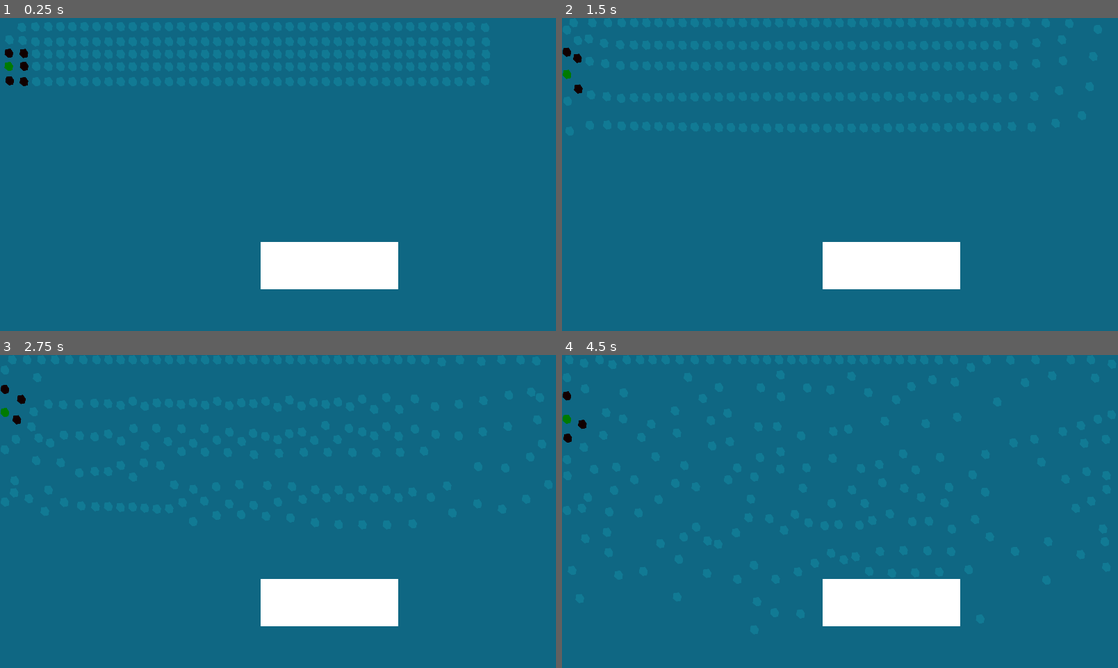
Above: before the commit, frames 1-4 (two rows, left to right).
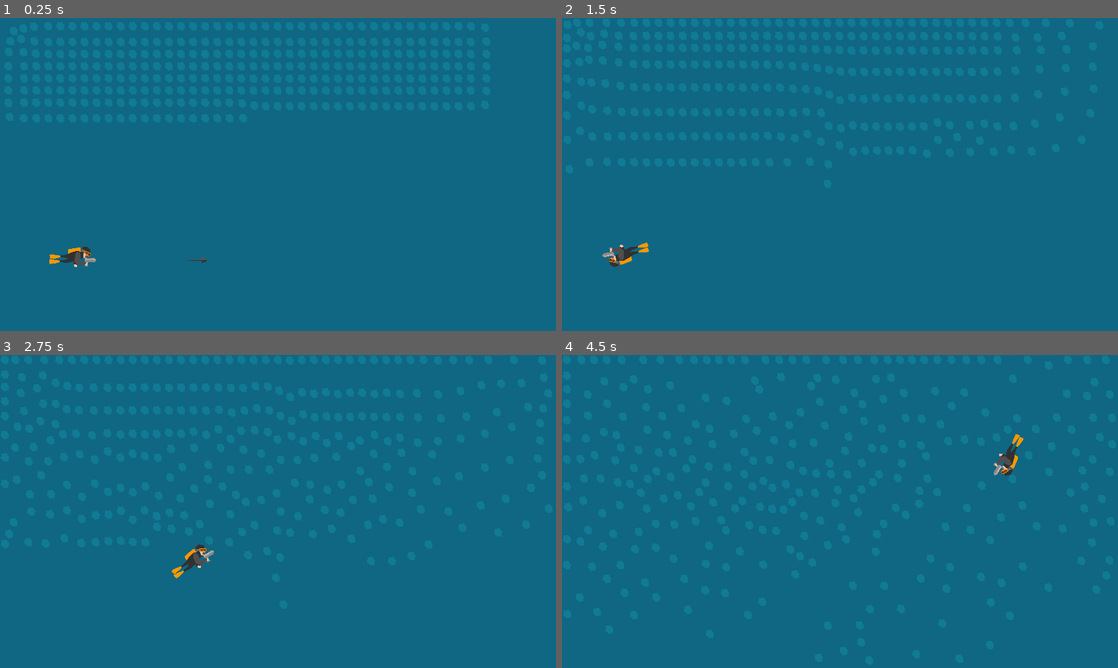
Above: after the commit, the same moments.

Repository: c1ayer/Game-Jam-Jan-2025
Game: Godot game, scene res://scenes/water_testing_facility.tscn
The game is run twice, just before and just after one commit, with the same random seed, the same clock (stepped at 60 frames per second) and the same inputs. This scene is started directly instead of the project's main scene.
Inputs:
- Up to frame 1 (0.25 s): no input
- Up to frame 2 (1.5 s): hold D (move_right) 0.53-1.28 s; hold Space (shoot) 0.53-1.28 s; hold S (move_down) from 1.28 s (still down); tap Space (shoot) at 1.35 s
- Up to frame 3 (2.75 s): release S (move_down) at 2.03 s; hold D (move_right) from 2.03 s (still down); hold Space (shoot) from 2.03 s (still down)
- Up to frame 4 (4.5 s): release D (move_right) at 2.78 s; release Space (shoot) at 2.78 s; hold W (move_up) 2.78-3.53 s; tap Space (shoot) at 2.85, 4.35 s; hold Space (shoot) 3.53-4.28 s; hold A (move_left) from 3.53 s (still down)

The runs differ from the first frame. In frame 1, 4.3% of the frame differs, in the area x 0-72%, y 9-87%; in frame 2, 4.2%; in frame 3, 4.2%; in frame 4, 4.2%.

Commit message:
some interactions between player and water

Diff:
--- a/michael-bubble/project.godot
+++ b/michael-bubble/project.godot
@@ -47,6 +47,10 @@
 ]
 }
 
+[physics]
+
+common/physics_ticks_per_second=30
+
 [rendering]
 
 environment/defaults/default_clear_color=Color(0.0588235, 0.403922, 0.513726, 1)
--- a/michael-bubble/scenes/player.tscn
+++ b/michael-bubble/scenes/player.tscn
@@ -1,61 +1,15 @@
-[gd_scene load_steps=15 format=3 uid="uid://caa51017re5wo"]
+[gd_scene load_steps=6 format=3 uid="uid://caa51017re5wo"]
 
-[ext_resource type="Script" path="res://scripts/diver.gd" id="1_6wqe2"]
-[ext_resource type="PackedScene" uid="uid://b1m18gkavx7s3" path="res://scenes/harpoon.tscn" id="3_8hnll"]
-[ext_resource type="Texture2D" uid="uid://by47rw0iaqily" path="res://assets/PlayerAnim/Page 19.png" id="5_hc386"]
-[ext_resource type="Texture2D" uid="uid://cj4wbcjx4j6ri" path="res://assets/PlayerAnim/Page 20.png" id="6_3p6hr"]
-[ext_resource type="Texture2D" uid="uid://wkigie33o0my" path="res://assets/PlayerAnim/Page 21.png" id="7_ke44p"]
-[ext_resource type="Texture2D" uid="uid://c0rc2t5f2l27o" path="res://assets/PlayerAnim/Page 22.png" id="8_mava3"]
-[ext_resource type="Texture2D" uid="uid://dvbq33du0iq0l" path="res://assets/PlayerAnim/Page 23.png" id="9_r47q6"]
-[ext_resource type="Texture2D" uid="uid://43g1lcly2xjg" path="res://assets/PlayerAnim/Page 24.png" id="10_74va2"]
-[ext_resource type="Texture2D" uid="uid://go7xtbpmxkqo" path="res://assets/lightmask.png" id="11_8k1sc"]
-[ext_resource type="Texture2D" uid="uid://dsgglf4cxbit" path="res://assets/PlayerAnim/Page 25.png" id="11_m0m03"]
-[ext_resource type="Texture2D" uid="uid://cjq5muq71cwid" path="res://assets/deddiver.png" id="11_ual1o"]
-[ext_resource type="Texture2D" uid="uid://84if5p5pi8yh" path="res://assets/PlayerAnim/Page 26.png" id="12_yg4vl"]
+[ext_resource type="Script" path="res://scripts/character_body_2d.gd" id="1_4o0gx"]
+[ext_resource type="Texture2D" uid="uid://cblqllw6w3y5n" path="res://assets/diver.png" id="2_ebe4k"]
+[ext_resource type="PackedScene" path="res://scenes/harpoon.tscn" id="3_8hnll"]
 
 [sub_resource type="CapsuleShape2D" id="CapsuleShape2D_qg0bh"]
-radius = 19.0
+radius = 22.0
 height = 96.0
 
-[sub_resource type="SpriteFrames" id="SpriteFrames_xr735"]
-animations = [{
-"frames": [{
-"duration": 1.0,
-"texture": ExtResource("11_ual1o")
-}],
-"loop": true,
-"name": &"ded",
-"speed": 0.0
-}, {
-"frames": [{
-"duration": 1.0,
-"texture": ExtResource("5_hc386")
-}, {
-"duration": 1.0,
-"texture": ExtResource("6_3p6hr")
-}, {
-"duration": 1.0,
-"texture": ExtResource("7_ke44p")
-}, {
-"duration": 1.0,
-"texture": ExtResource("8_mava3")
-}, {
-"duration": 1.0,
-"texture": ExtResource("9_r47q6")
-}, {
-"duration": 1.0,
-"texture": ExtResource("10_74va2")
-}, {
-"duration": 1.0,
-"texture": ExtResource("11_m0m03")
-}, {
-"duration": 1.0,
-"texture": ExtResource("12_yg4vl")
-}],
-"loop": true,
-"name": &"default",
-"speed": 20.0
-}]
+[sub_resource type="CircleShape2D" id="CircleShape2D_scoex"]
+radius = 70.0
 
 [node name="Player" type="Node2D"]
 position = Vector2(87, 64)
@@ -63,32 +17,27 @@
 [node name="CharacterBody2D" type="CharacterBody2D" parent="."]
 z_index = 2
 z_as_relative = false
-collision_layer = 2
+collision_layer = 3
 collision_mask = 2
-script = ExtResource("1_6wqe2")
-harpoon_scene = ExtResource("3_8hnll")
+script = ExtResource("1_4o0gx")
 
 [node name="Harpoon" parent="CharacterBody2D" instance=ExtResource("3_8hnll")]
 position = Vector2(31, -29)
 
 [node name="CollisionShape2D" type="CollisionShape2D" parent="CharacterBody2D"]
 position = Vector2(27, 2)
-rotation = 1.53589
+rotation = 1.5708
 shape = SubResource("CapsuleShape2D_qg0bh")
 
-[node name="AnimatedSprite2D" type="AnimatedSprite2D" parent="CharacterBody2D"]
-position = Vector2(27, -4)
-scale = Vector2(0.166875, 0.166875)
-sprite_frames = SubResource("SpriteFrames_xr735")
-autoplay = "default"
+[node name="Sprite2D" type="Sprite2D" parent="CharacterBody2D"]
+position = Vector2(30, -1)
+scale = Vector2(0.153922, 0.17284)
+texture = ExtResource("2_ebe4k")
 
-[node name="PointLight2D" type="PointLight2D" parent="CharacterBody2D"]
-position = Vector2(57, -7)
-scale = Vector2(2.36641, 2.36641)
-shadow_enabled = true
-shadow_color = Color(0.0392157, 0.0392157, 0.0392157, 1)
-texture = ExtResource("11_8k1sc")
-texture_scale = 0.2
+[node name="waterReflector" type="Area2D" parent="CharacterBody2D"]
+position = Vector2(39, 1)
 
-[node name="Camera2D" type="Camera2D" parent="CharacterBody2D"]
-position = Vector2(56, -6)
+[node name="CollisionShape2D" type="CollisionShape2D" parent="CharacterBody2D/waterReflector"]
+shape = SubResource("CircleShape2D_scoex")
+
+[connection signal="body_entered" from="CharacterBody2D/waterReflector" to="CharacterBody2D" method="_on_water_reflector_body_entered"]
--- a/michael-bubble/scenes/water.tscn
+++ b/michael-bubble/scenes/water.tscn
@@ -13,5 +13,6 @@
 shape = SubResource("CircleShape2D_oxnsc")
 
 [node name="Sprite2D" type="Sprite2D" parent="."]
-scale = Vector2(0.316667, 0.35)
+position = Vector2(-4.76837e-07, -4.47035e-08)
+scale = Vector2(0.3, 0.333)
 texture = ExtResource("2_8a71r")
--- a/michael-bubble/scenes/water_testing_facility.tscn
+++ b/michael-bubble/scenes/water_testing_facility.tscn
@@ -1,6 +1,7 @@
-[gd_scene load_steps=8 format=3 uid="uid://rkn2k8tuy0jw"]
+[gd_scene load_steps=7 format=3 uid="uid://rkn2k8tuy0jw"]
 
 [ext_resource type="Script" path="res://scripts/water_testing_facility.gd" id="1_cwv0m"]
+[ext_resource type="PackedScene" uid="uid://caa51017re5wo" path="res://scenes/player.tscn" id="2_x7efo"]
 
 [sub_resource type="WorldBoundaryShape2D" id="WorldBoundaryShape2D_7m3gh"]
 distance = -650.0
@@ -14,11 +15,6 @@
 
 [sub_resource type="WorldBoundaryShape2D" id="WorldBoundaryShape2D_p721h"]
 normal = Vector2(0, 1)
-
-[sub_resource type="RectangleShape2D" id="RectangleShape2D_qtjia"]
-size = Vector2(283.5, 96.5)
-
-[sub_resource type="CanvasTexture" id="CanvasTexture_gceb2"]
 
 [node name="WaterTestingFacility" type="Node2D"]
 script = ExtResource("1_cwv0m")
@@ -43,13 +39,5 @@
 [node name="CollisionShape2D" type="CollisionShape2D" parent="TopWall"]
 shape = SubResource("WorldBoundaryShape2D_p721h")
 
-[node name="RandomObstacle" type="StaticBody2D" parent="."]
-position = Vector2(682, 510)
-
-[node name="CollisionShape2D" type="CollisionShape2D" parent="RandomObstacle"]
-shape = SubResource("RectangleShape2D_qtjia")
-
-[node name="Sprite2D" type="Sprite2D" parent="RandomObstacle"]
-position = Vector2(0.499997, 2.49998)
-scale = Vector2(285, 97)
-texture = SubResource("CanvasTexture_gceb2")
+[node name="Player" parent="." instance=ExtResource("2_x7efo")]
+position = Vector2(121, 493)
--- a/michael-bubble/scripts/water.gd
+++ b/michael-bubble/scripts/water.gd
@@ -13,3 +13,6 @@
 	var collision_info = move_and_collide(linear_velocity * delta)
 	if collision_info and collision_info.get_normal().length() == 1:
 		linear_velocity = linear_velocity.bounce(collision_info.get_normal())*.5 #not sure how much energy lost in bounce
+
+func NearPlayer():
+	pass
--- a/michael-bubble/scripts/water_testing_facility.gd
+++ b/michael-bubble/scripts/water_testing_facility.gd
@@ -1,6 +1,6 @@
 extends Node2D
 
-var number_of_water = 200
+var number_of_water = 300
 var pressureMult = 20000
 var targetDensity = .6
 var smoothingRadius = 50
@@ -31,11 +31,9 @@
 		active_water.position = Vector2(x,y)
 		active_water.waterNumber = i
 		positions[active_water.waterNumber] = active_water.position
-		if active_water.waterNumber == 120:
-			active_water.modulate =Color.GREEN
+		#if active_water.waterNumber == 120:
+			#active_water.modulate =Color.GREEN
 
-	#CalculateDensity(Vector2(500,200))
-	#NeighborhoodLookup(Vector2(500,200))
 	UpdateSpacialIndices()
 
 
@@ -44,20 +42,20 @@
 	var damping = .999
 	for ichild in get_child_count():
 		var tmpChild = get_child(ichild)
-		if(tmpChild.is_class("RigidBody2D")): #should be more specific, like water.gd or has_method
+		if(tmpChild.has_method('NearPlayer')): #should be more specific, like water.gd or has_method
 			positions[tmpChild.waterNumber] = tmpChild.position + tmpChild.linear_velocity * delta * predictionFactor
 			var density = CalculateDensity(tmpChild.position)
 			densities[tmpChild.waterNumber] = density
-			if tmpChild.waterNumber == 120:
-				tmpChild.modulate = Color.GREEN
-			else:
-				tmpChild.modulate = Color.WHITE
-			for j in debuglist.size():
-				if tmpChild.waterNumber == debuglist[j]:
-					tmpChild.modulate = Color.RED
+			#if tmpChild.waterNumber == 120:
+				#tmpChild.modulate = Color.GREEN
+			#else:
+				#tmpChild.modulate = Color.WHITE
+			#for j in debuglist.size():
+				#if tmpChild.waterNumber == debuglist[j]:
+					#tmpChild.modulate = Color.RED
 	for ichild in get_child_count():
 		var tmpChild = get_child(ichild)
-		if(tmpChild.is_class("RigidBody2D")): #should be more specific, like water.gd or has_method
+		if(tmpChild.has_method('NearPlayer')): #should be more specific, like water.gd or has_method
 			var pressureForce = CalcPressureForce(tmpChild.position,tmpChild.waterNumber)
 			var pressureAcc = -pressureForce/densities[tmpChild.waterNumber]
 			tmpChild.linear_velocity = tmpChild.linear_velocity*damping
@@ -123,10 +121,8 @@
 			var neighborPos = positions[neighborWaterNumber]
 			var distance = (neighborPos - samplePos).length()
 			if(distance < smoothingRadius and distance > 0):
-				if tmpWaterNumber == 120:
-					debuglist.append(neighborWaterNumber)
-				#print(samplePos,' ',neighborPos)
-				#print(tmpWaterNumber,' ',neighborWaterNumber)
+				#if tmpWaterNumber == 120:
+					#debuglist.append(neighborWaterNumber)
 				var direction = (neighborPos - samplePos).normalized() #direction of particle
 				var slope = DensityDerivativeKernel(smoothingRadius,distance) # slope of density deriv (pressure slope)
 				var pressure = (densities[neighborWaterNumber] - targetDensity)* pressureMult #pressure at particle
@@ -152,7 +148,7 @@
 func UpdateSpacialIndices():
 	for ichild in get_child_count():
 		var tmpChild = get_child(ichild)
-		if(tmpChild.is_class("RigidBody2D")): #should be more specific, like water.gd or has_method
+		if(tmpChild.has_method('NearPlayer')): #should be more specific, like water.gd or has_method
 			var hash = NeighborhoodLookup(tmpChild.position,4)
 			var key = hash % number_of_water
 			spacialIndices[tmpChild.waterNumber] = Vector3(key,tmpChild.waterNumber,hash)
